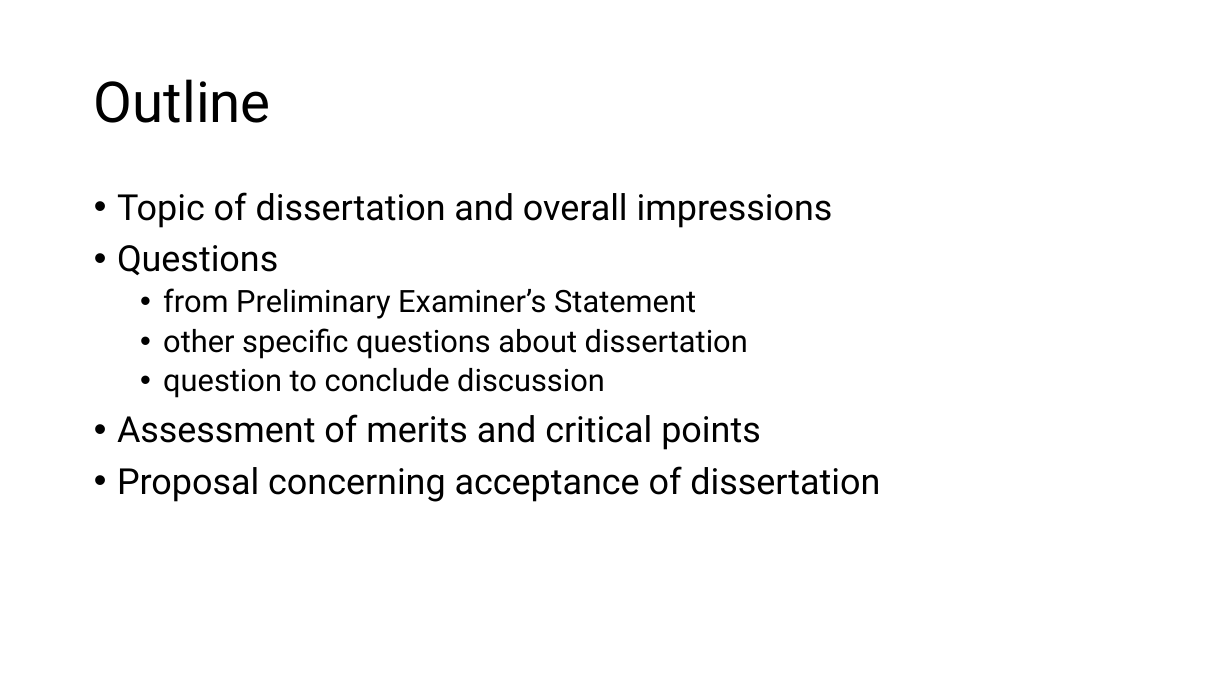
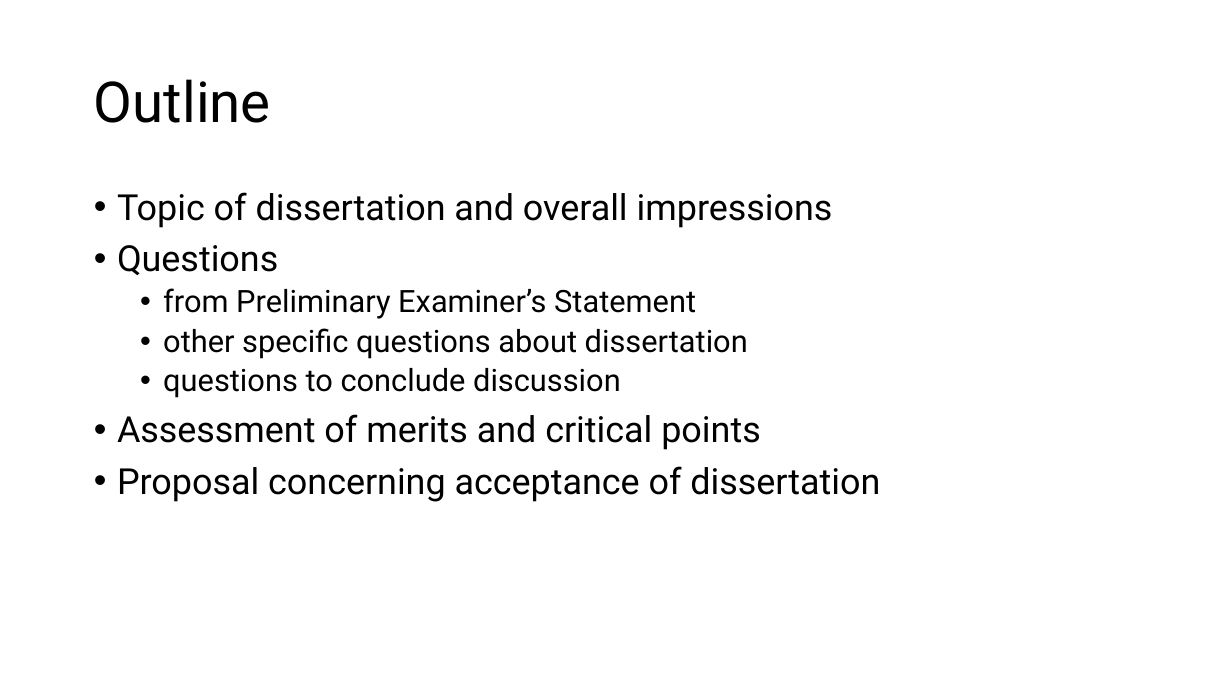
Before and after one commit to lajanda/lajanda.github.io, a slide deck: slide 2 of conference presentations/Defense_Erkkila.pptx. Drawn at 1232x693 pixels with LibreOffice and Linux fonts; fonts in the diff are those of the drawing. Boxes give left, top, right and bottom in pixels: in the first picture for what was removed or moved away, otherwise in the second. Text is boxed around its words. In the diff, an @@ line names an element or a change of style, - is before the commit and + after.

```diff
--- a/conference presentations/Defense_Erkkila.pptx
+++ b/conference presentations/Defense_Erkkila.pptx
@@ text at (163, 368, 621, 398): text changed @@
-  • question to conclude discussion
+  • questions to conclude discussion
```
Also in this commit, not shown: 5 other slides changed, 1 other file.
